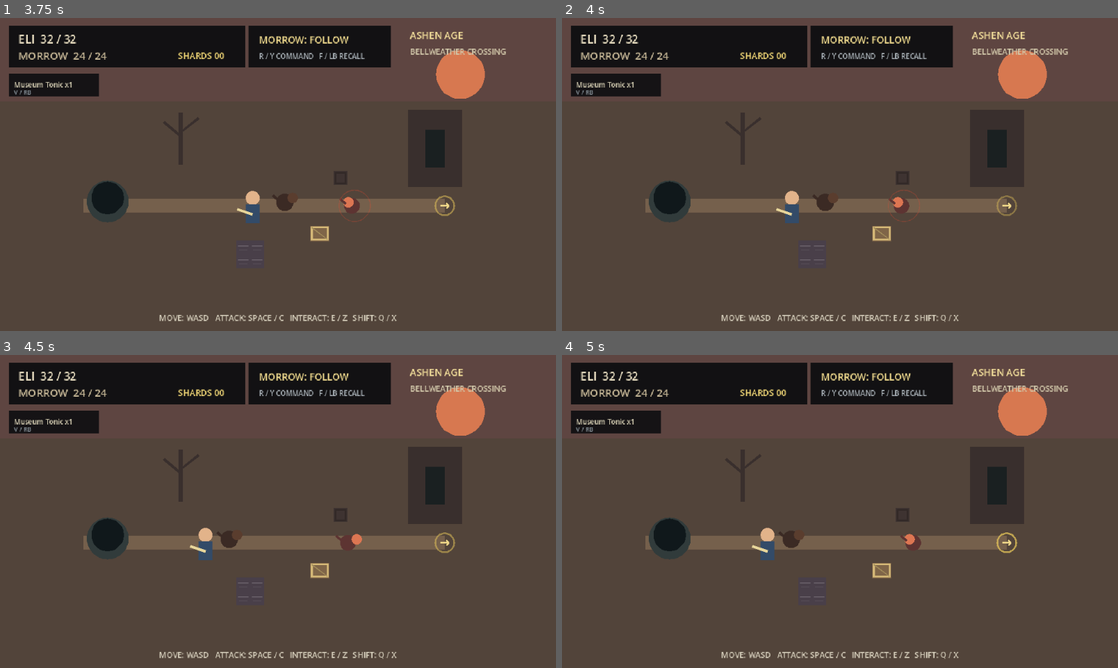
Above: before the commit, frames 1-4 (two rows, left to right).
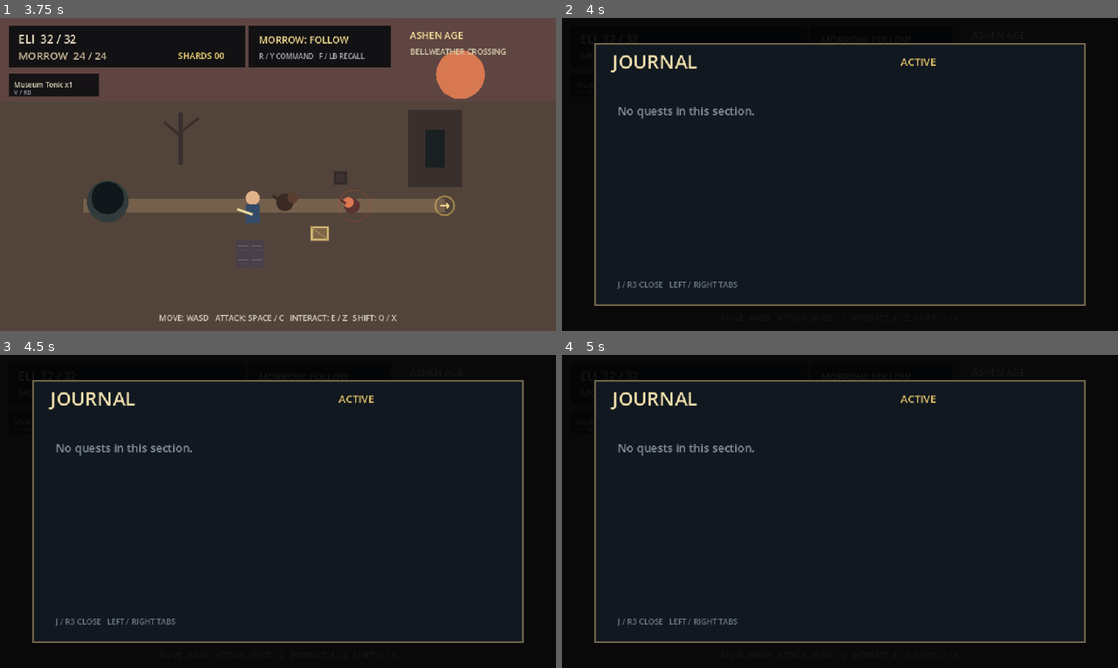
Above: after the commit, the same moments.

Repository: EVAVO-STUDIO/epochbound
Game: Godot game, scene res://src/app.tscn
The game is run twice, just before and just after one commit, with the same random seed, the same clock (stepped at 60 frames per second) and the same inputs.
Inputs (mouse positions are in pixels of both pictures, inside the frame that each line leads up to):
- Up to frame 1 (3.75 s): tap Enter (ui_accept) at 0.5, 0.77, 1.25, 2, 2.75 s; move the mouse to (400, 158) at 0.52 s; hold D (move_right) 0.53-1.25 s; tap J (story_journal, bound only after the commit) at 0.6, 2.3 s; click (400, 158) at 0.67 s; drag from (166, 190) to (250, 237) at 1.27 s; move the mouse to (333, 105) at 2.02 s; hold D (move_right) 2.03-2.75 s; tap R (companion_command) at 2.1 s; drag from (250, 237) to (111, 127) at 2.77 s; move the mouse to (444, 221) at 3.52 s; hold A (move_left) from 3.53 s (still down); tap Q (era_shift) at 3.6 s
- Up to frame 2 (4 s): keep holding A (move_left); tap Enter (ui_accept) at 3.77 s; tap J (story_journal, bound only after the commit) at 3.8 s
- Up to frame 3 (4.5 s): release A (move_left) at 4.25 s; drag from (111, 464) to (194, 433) at 4.27 s
- Up to frame 4 (5 s): no input

Frame 1 is identical in both runs. In frame 2, 91% of the frame differs, in the area x 0-100%, y 0-100%; in frame 3, 91%; in frame 4, 91%.

Commit message:
feat: enable Story Studio and journal input

Diff:
--- a/project.godot
+++ b/project.godot
@@ -24,7 +24,7 @@
 
 [editor_plugins]
 
-enabled=PackedStringArray("res://addons/epochbound_campaign_ …(191 unchanged characters)… addons/epochbound_item_forge/plugin.cfg")
+enabled=PackedStringArray("res://addons/epochbound_campaign_ …(191 unchanged characters)… addons/epochbound_item_forge/plugin.cfg", "res://addons/epochbound_story_studio/plugin.cfg")
 
 [rendering]
 
@@ -85,6 +85,10 @@
 "deadzone": 0.2,
 "events": [Object(InputEventKey,"physical_keycode":86), Object(InputEventJoypadButton,"button_index":10)]
 }
+story_journal={
+"deadzone": 0.2,
+"events": [Object(InputEventKey,"physical_keycode":74), Object(InputEventJoypadButton,"button_index":8)]
+}
 pause_game={
 "deadzone": 0.2,
 "events": [Object(InputEventKey,"physical_keycode":4194305), Object(InputEventJoypadButton,"button_index":6)]
